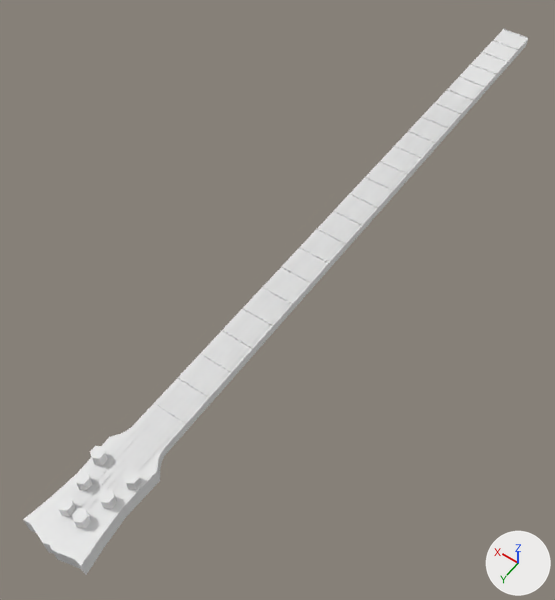
Two versions of the Blender file Assets/Models/ModelFiles/GuitarNeck.blend, one commit apart.
Before and after are seen from a 50 mm lens placed at (-1.93, 3.02, 4.22), pointed at (0.14, 0.12, -0.33). The lights are fixed; the arrows at lower right show +X, +Y and +Z.
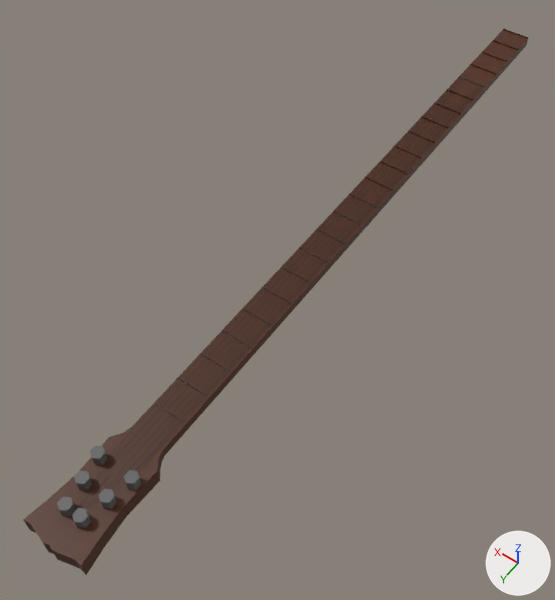
Commit message: Colored the guitar

Changed parts and their boxes [x1, y1, x2, y2] in the pictures (555 x 600 px):
'Cube.001', recoloured (white to brown)
    both: [23, 428, 164, 575]
'Plane.001', recoloured (white to brown)
    both: [125, 86, 480, 483]
'Plane.002', recoloured (white to brown)
    both: [112, 93, 469, 489]
'Plane.003', recoloured (white to brown)
    both: [92, 90, 455, 483]
'Plane.005', recoloured (white to brown)
    both: [69, 100, 451, 517]
'Plane.004', recoloured (white to brown)
    both: [85, 107, 451, 509]
'Plane', recoloured (white to brown)
    both: [100, 81, 458, 465]
'Cylinder.002', recoloured (white to grey)
    both: [72, 508, 91, 528]
'Cylinder.003', recoloured (white to grey)
    both: [57, 497, 76, 517]
'Cylinder.001', recoloured (white to grey)
    both: [99, 489, 117, 509]
'Cylinder.004', recoloured (white to grey)
    both: [74, 471, 93, 491]
'Cylinder', recoloured (white to grey)
    both: [124, 470, 141, 490]
'Cylinder.005', recoloured (white to grey)
    both: [90, 446, 108, 465]
part 1 of me_cube_002, recoloured (white to brown)
    both: [131, 29, 528, 456]
part 2 of me_cube_002, recoloured (grey to brown)
    both: [155, 193, 378, 424]

Edits to the bpy script that builds the scene:
```text
Change me_cube_002:
    where me_cube_002.from_pydata(...)  # 142 vertices, 117 faces; spans x -1.0..1.0, y -3.01..1.0, z -1.0..1.26
    used by ob_cube; location = (0.0, 0.387, 0.0); scale = (0.129, 1.31, 0.039)
    me_cube_002 part 1: 105 of the faces centred in x -1.0..1.0, y -3.01..1.0, z -1.0..1.13 switch from no material to mat_material_003 (brown #4e250c)
    me_cube_002 part 2: all 11 faces centred in x 0.0, y -0.92..0.83, z 1.13 switch from no material to mat_material_004 (dark grey #5d5d5d)
Change me_cube_003:
    where me_cube_003.from_pydata(...)  # 98 vertices, 96 faces; spans x -1.18..1.17, y -1.14..1.12, z -1.1..1.1
    add me_cube_003.materials.append(mat_material_003)  # brown #4e250c
Change me_plane:
    where me_plane.from_pydata(...)  # 4 vertices, 1 face; spans x -1.0..1.0, y -1.0..1.0, z 0.0
    add me_plane.materials.append(mat_material_002)  # black #0f100f
Change me_plane_001:
    where me_plane_001.from_pydata(...)  # 4 vertices, 1 face; spans x -1.0..1.0, y -1.0..1.0, z 0.0
    add me_plane_001.materials.append(mat_material_002)  # black #0f100f
Change me_plane_002:
    where me_plane_002.from_pydata(...)  # 4 vertices, 1 face; spans x -1.0..1.0, y -1.0..1.0, z 0.0
    add me_plane_002.materials.append(mat_material_002)  # black #0f100f
Change me_plane_003:
    where me_plane_003.from_pydata(...)  # 4 vertices, 1 face; spans x -1.0..1.0, y -1.0..1.0, z 0.0
    add me_plane_003.materials.append(mat_material_002)  # black #0f100f
Change me_plane_004:
    where me_plane_004.from_pydata(...)  # 4 vertices, 1 face; spans x -1.0..1.0, y -1.0..1.0, z 0.0
    add me_plane_004.materials.append(mat_material_002)  # black #0f100f
Change me_plane_005:
    where me_plane_005.from_pydata(...)  # 4 vertices, 1 face; spans x -1.0..1.0, y -1.0..1.0, z 0.0
    add me_plane_005.materials.append(mat_material_002)  # black #0f100f
Change me_cylinder:
    where me_cylinder.from_pydata(...)  # 12 vertices, 8 faces; spans x -0.043..0.043, y -0.05..0.05, z -0.135..0.135
    add me_cylinder.materials.append(mat_material_004)  # dark grey #5d5d5d
Change me_cylinder_001:
    where me_cylinder_001.from_pydata(...)  # 12 vertices, 8 faces; spans x -0.043..0.043, y -0.05..0.05, z -0.135..0.135
    add me_cylinder_001.materials.append(mat_material_004)  # dark grey #5d5d5d
Change me_cylinder_002:
    where me_cylinder_002.from_pydata(...)  # 12 vertices, 8 faces; spans x -0.043..0.043, y -0.05..0.05, z -0.135..0.135
    add me_cylinder_002.materials.append(mat_material_004)  # dark grey #5d5d5d
Change me_cylinder_003:
    where me_cylinder_003.from_pydata(...)  # 12 vertices, 8 faces; spans x -0.043..0.043, y -0.05..0.05, z -0.135..0.135
    add me_cylinder_003.materials.append(mat_material_004)  # dark grey #5d5d5d
Change me_cylinder_004:
    where me_cylinder_004.from_pydata(...)  # 12 vertices, 8 faces; spans x -0.043..0.043, y -0.05..0.05, z -0.135..0.135
    add me_cylinder_004.materials.append(mat_material_004)  # dark grey #5d5d5d
Change me_cylinder_005:
    where me_cylinder_005.from_pydata(...)  # 12 vertices, 8 faces; spans x -0.043..0.043, y -0.05..0.05, z -0.135..0.135
    add me_cylinder_005.materials.append(mat_material_004)  # dark grey #5d5d5d
```
